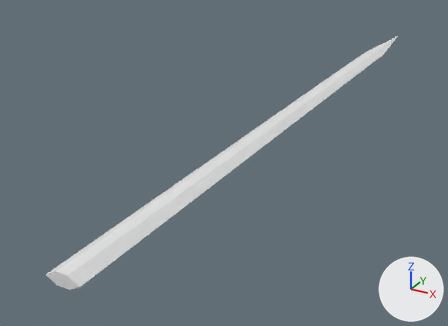
What one commit did to the glTF model godot/assets/waffen/modelle/degenklinge/t3_3.glb.
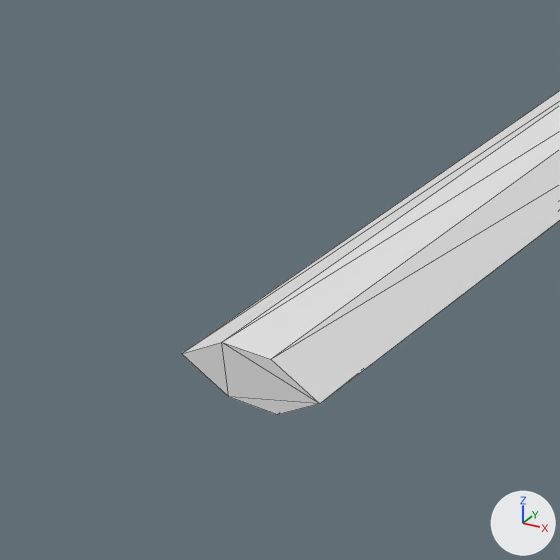
Each version appears first whole from a camera (50 mm lens) standing at (0.265, -0.144, 0.241) and looking at (-0.069, 0.464, -0.063), and next in a close-up on the part from 0% to 31% of the width and 57% to 100% of the height. Arrows for +X, +Y and +Z are at lower right; the lights stay in place. The last two pictures show the newer version. The close-ups show mesh edges as thin lines. Vertices at exactly the same position are counted once.

In view in the first close-up: 'degenklinge_t3_3'.
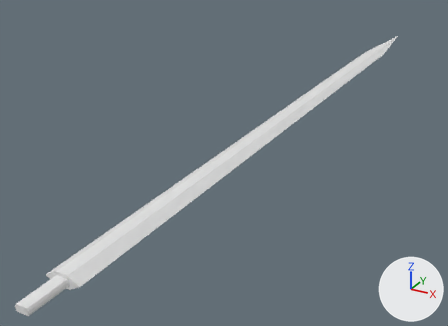
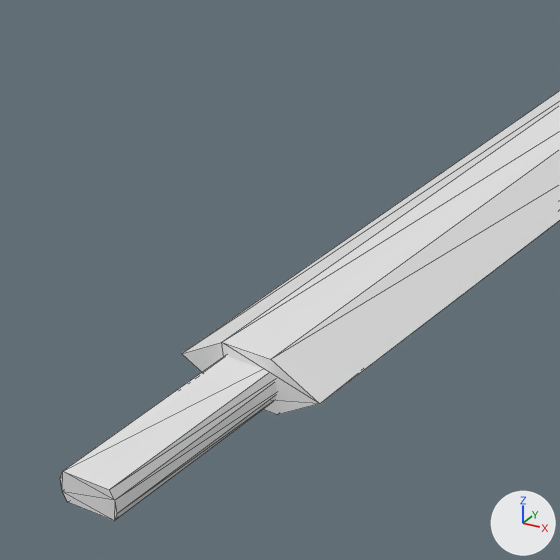
Boxes (x1, y1, x2, y2) around the edits, measured in the close-ups (560 x 560 px):
'degenklinge_t3_3', reshaped
    before: (182, 91, 560, 415)
    after: (60, 91, 560, 521)
part 1 of me_degenklinge_t3_3, added
    after: (60, 356, 277, 521)

Diff of the bpy script that builds the scene:
```diff
--- a/godot/assets/waffen/modelle/degenklinge/t3_3.glb.py
+++ b/godot/assets/waffen/modelle/degenklinge/t3_3.glb.py
@@ me_degenklinge_t3_3 @@
 # used by ob_degenklinge_t3_3; location = (0.0, 0.0, 0.0)
-me_degenklinge_t3_3.from_pydata(...)  # 37 vertices, 70 faces; spans x -0.015..0.015, y 0.112..0.99, z -0.006..0.006
+me_degenklinge_t3_3.from_pydata(...)  # 53 vertices, 98 faces; spans x -0.015..0.015, y 0.075..0.99, z -0.006..0.006
+# me_degenklinge_t3_3 part 1: a new loose piece of 16 vertices spanning x -0.006..0.006, y 0.075..0.119, z -0.003..0.003, in mat_klinge (white #e7e7e7)
 me_degenklinge_t3_3.materials.append(mat_klinge)
```
